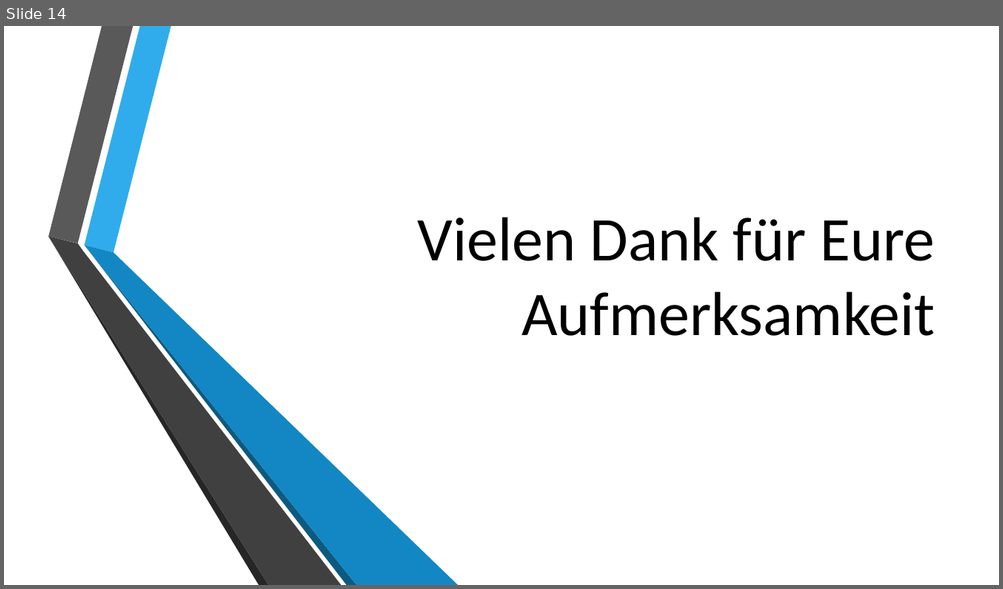
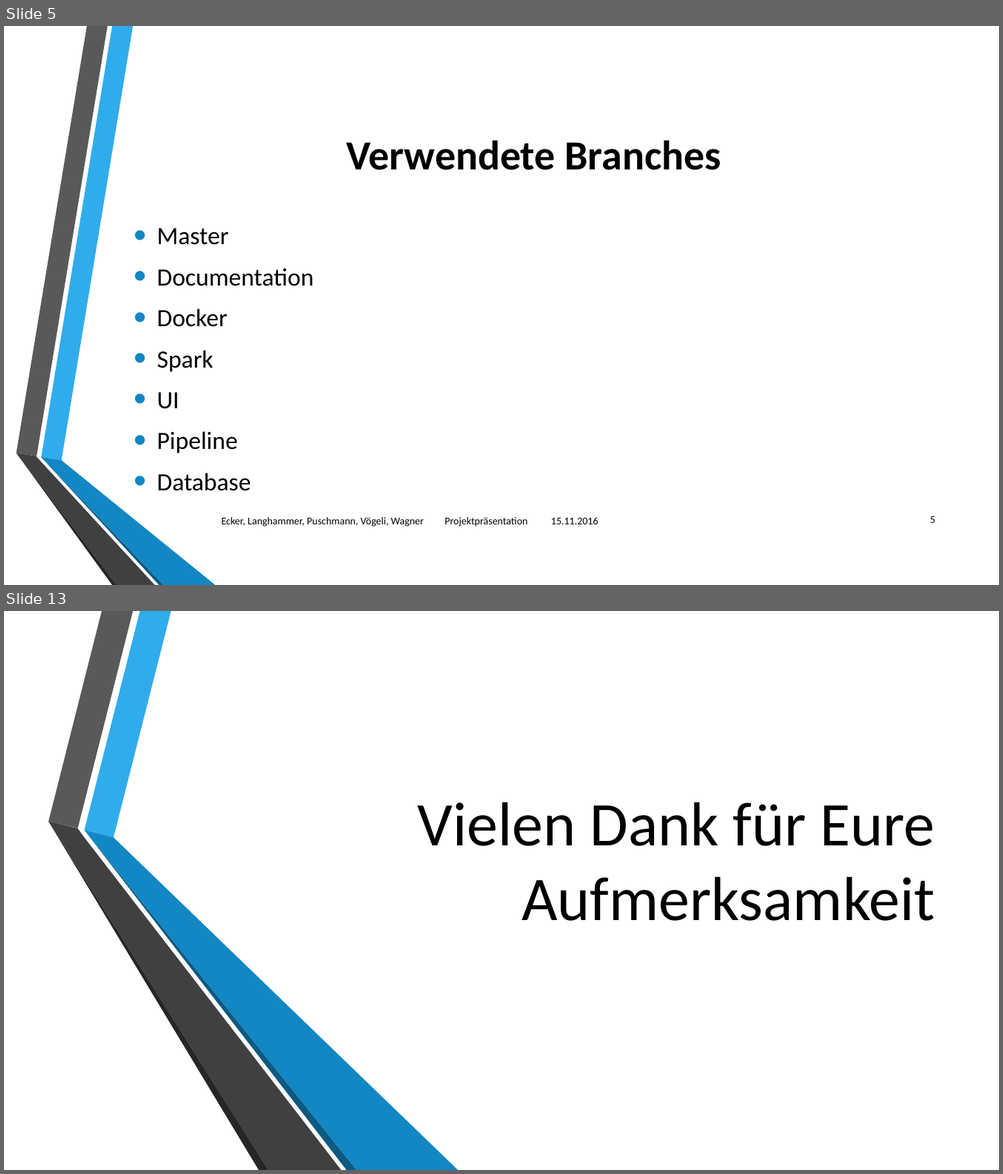
Before and after one commit to philipwagner1994/ProjectDHBW, a slide deck: Documentation/Projektpräsentationabschluss.pptx. Shown one above the other, each under a label of ours: slide 14 before the commit, slides 5 and 13 after it; the slides between them are not shown. The pictures are 1003x589 and 1003x1174 pixels, drawn with LibreOffice and Linux fonts; fonts in the diff are those of the drawing; background and template pictures are left out. Boxes give left, top, right and bottom in pixels: in the first picture for what was removed or moved away, otherwise in the second. Text is boxed around its words. In the diff, an @@ line names an element or a change of style, - is before the commit and + after.

```diff
--- a/Documentation/Projektpräsentationabschluss.pptx
+++ b/Documentation/Projektpräsentationabschluss.pptx
@@ slide 5 added at (x1=4, y1=26, x2=999, y2=585), background picture (left out) @@
@@ title added at (x1=346, y1=140, x2=721, y2=170), 40 pt, text #000000, bold @@
+Verwendete Branches
@@ text added at (x1=157, y1=228, x2=314, y2=491), 24 pt, text #000000 @@
+• Master
+• Documentation
+• Docker
+• Spark
+• UI
+• Pipeline
+• Database
@@ group added at (x1=16, y1=26, x2=215, y2=585): 6 freeform shapes @@
@@ text added at (x1=222, y1=517, x2=598, y2=527), 10 pt, text #000000 @@
+Ecker, Langhammer, Puschmann, Vögeli, Wagner Projektpräsentation 15.11.2016
@@ page number added at (x1=930, y1=517, x2=935, y2=523), 10 pt, text #000000 @@
+5
@@ what was slide 14 is now slide 13 @@
```
Also in this commit, not shown: 3 slides changed, 8 other slides added, 10 slides removed.
